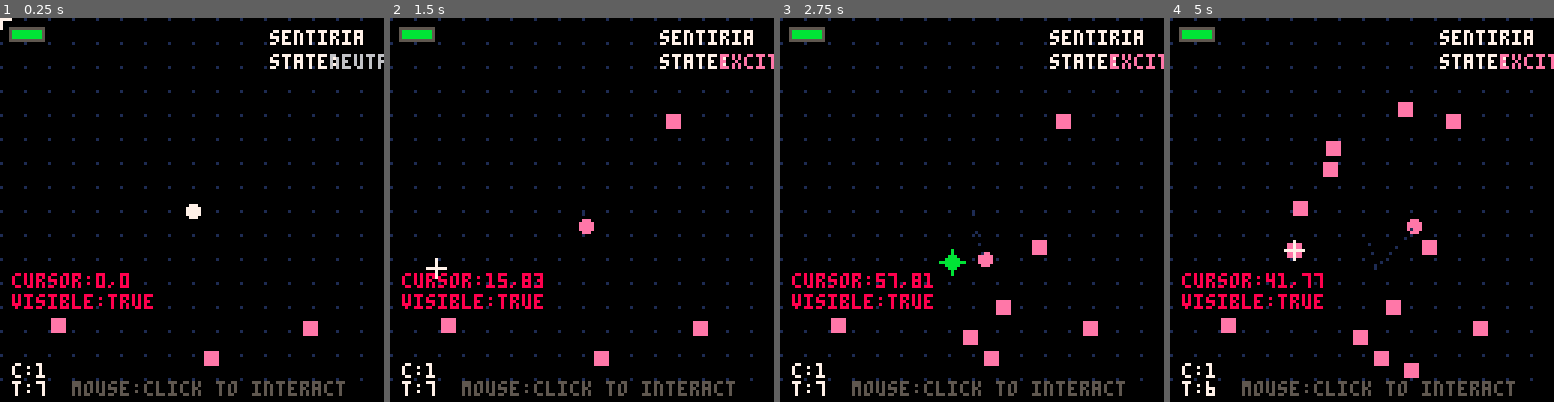
Above: before the commit, frames 1-4 (left to right).
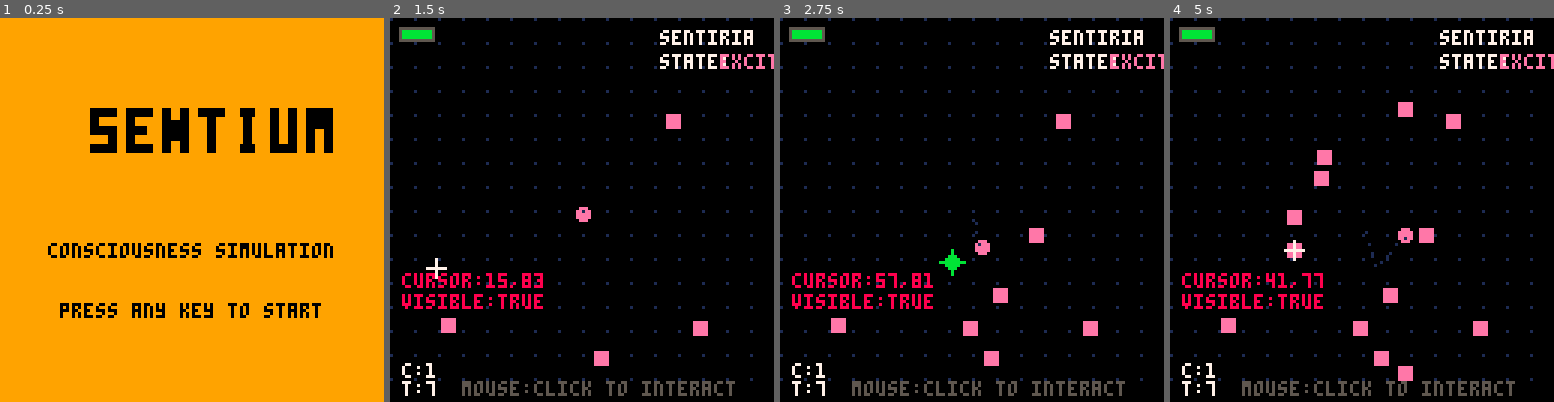
Above: after the commit, the same moments.

Repository: lopanapol/sentium-pico
Game: PICO-8 cartridge sentium_pixel.p8
Same seed, same stepped clock (60 frames per second), same inputs: the game is played once before the commit and once after it.
Inputs (mouse positions are in pixels of both pictures, inside the frame that each line leads up to):
- Up to frame 1 (0.25 s): no input
- Up to frame 2 (1.5 s): tap X (X key) at 0.33, 1.07 s; click (670, 121) at 0.67 s; tap O (Z key) at 0.7 s; click (436, 267) at 1.22 s
- Up to frame 3 (2.75 s): tap O (Z key) at 1.7, 2.1, 2.5 s; click (887, 114) at 1.77 s; tap X (X key) at 1.85 s; click (952, 259) at 2.32 s
- Up to frame 4 (5 s): click (1404, 106) at 2.87 s; tap O (Z key) every 0.4 s from 2.9 to 4.9 s; tap X (X key) at 2.97, 4.08 s; click (1465, 256) at 3.42 s; click (1231, 102) at 3.97 s; click (1292, 248) at 4.52 s

The runs differ from the first frame. In frame 1, 94% of the frame differs, in the area x 0-100%, y 0-100%; in frame 2, 0.2%; in frame 3, 1.0%; in frame 4, 1.9%.

Commit message:
Add splash screen functionality and enhance game state management

Diff:
--- a/sentium_pixel.p8
+++ b/sentium_pixel.p8
@@ -14,6 +14,10 @@
 current_emotional_impact = 0
 target_x = 64
 target_y = 64
+
+-- game state
+game_state = "splash"  -- can be "splash" or "game"
+splash_timer = 0
 
 -- mouse cursor tracking
 mouse_cursor = {
@@ -525,6 +529,24 @@
 
 -- main pico-8 functions
 function _update()
+  if game_state == "splash" then
+    -- Handle splash screen
+    splash_timer += 1
+
+    -- Skip splash on any input
+    if btnp(4) or btnp(5) or stat(36) > 0 then
+      game_state = "game"
+    end
+
+    -- Auto-advance after 3 seconds (180 frames at 60fps)
+    if splash_timer > 180 then
+      game_state = "game"
+    end
+
+    return
+  end
+
+  -- Game logic (existing code)
   -- Update mouse cursor tracking - ALWAYS try to get mouse coordinates
   local mx = stat(32)
   local my = stat(33)
@@ -605,12 +627,97 @@
 end
 
 function _draw()
+  if game_state == "splash" then
+    -- Draw splash screen
+    draw_splash_screen()
+    return
+  end
+
+  -- Game drawing (existing code)
   cls(0) -- Clear screen to black
   draw_background()
   draw_energy_cubes()
   draw_pixel()
   draw_ui()
   draw_cursor()
+end
+
+function draw_splash_screen()
+  -- Orange background
+  cls(9) -- Orange color
+
+  -- Draw large "SENTIUM" text (3x size)
+  draw_large_text("sentium", 30, 30, 0) -- Black color, centered position
+
+  -- Add a subtitle
+  local subtitle = "consciousness simulation"
+  local sub_width = #subtitle * 4
+  local sub_x = (128 - sub_width) / 2
+  print(subtitle, sub_x, 75, 0)
+
+  -- Add instruction text
+  local instruction = "press any key to start"
+  local inst_width = #instruction * 4
+  local inst_x = (128 - inst_width) / 2
+  print(instruction, inst_x, 95, 0)
+end
+
+function draw_large_text(text, x, y, color)
+  -- Draw text at 3x scale by drawing each character as 3x3 blocks
+  local char_width = 12 -- 4 pixels * 3 scale
+  local char_height = 15 -- 5 pixels * 3 scale
+
+  for i = 1, #text do
+    local char = sub(text, i, i)
+    local char_x = x + (i - 1) * char_width
+
+    -- Draw each character at 3x scale using rectfill
+    draw_large_char(char, char_x, y, color)
+  end
+end
+
+function draw_large_char(char, x, y, color)
+  -- Simple 3x scaled character drawing
+  -- This creates blocky 3x3 pixel versions of each letter
+
+  if char == "s" then
+    -- Draw 'S' shape
+    rectfill(x, y, x+8, y+2, color)      -- top bar
+    rectfill(x, y, x+2, y+6, color)      -- left top
+    rectfill(x, y+6, x+8, y+8, color)    -- middle bar
+    rectfill(x+6, y+6, x+8, y+12, color) -- right bottom
+    rectfill(x, y+12, x+8, y+14, color)  -- bottom bar
+  elseif char == "e" then
+    -- Draw 'E' shape
+    rectfill(x, y, x+2, y+14, color)     -- left bar
+    rectfill(x, y, x+8, y+2, color)      -- top bar
+    rectfill(x, y+6, x+6, y+8, color)    -- middle bar
+    rectfill(x, y+12, x+8, y+14, color)  -- bottom bar
+  elseif char == "n" then
+    -- Draw 'N' shape
+    rectfill(x, y, x+2, y+14, color)     -- left bar
+    rectfill(x+6, y, x+8, y+14, color)   -- right bar
+    rectfill(x+2, y+4, x+6, y+10, color) -- diagonal middle
+  elseif char == "t" then
+    -- Draw 'T' shape
+    rectfill(x, y, x+8, y+2, color)      -- top bar
+    rectfill(x+3, y, x+5, y+14, color)   -- center stem
+  elseif char == "i" then
+    -- Draw 'I' shape
+    rectfill(x+2, y, x+6, y+2, color)    -- top bar
+    rectfill(x+3, y, x+5, y+14, color)   -- center stem
+    rectfill(x+2, y+12, x+6, y+14, color) -- bottom bar
+  elseif char == "u" then
+    -- Draw 'U' shape
+    rectfill(x, y, x+2, y+12, color)     -- left bar
+    rectfill(x+6, y, x+8, y+12, color)   -- right bar
+    rectfill(x, y+12, x+8, y+14, color)  -- bottom bar
+  elseif char == "m" then
+    -- Draw 'M' shape
+    rectfill(x, y, x+2, y+14, color)     -- left bar
+    rectfill(x+6, y, x+8, y+14, color)   -- right bar
+    rectfill(x+2, y, x+6, y+6, color)    -- top middle section
+  end
 end
 
 __gfx__
